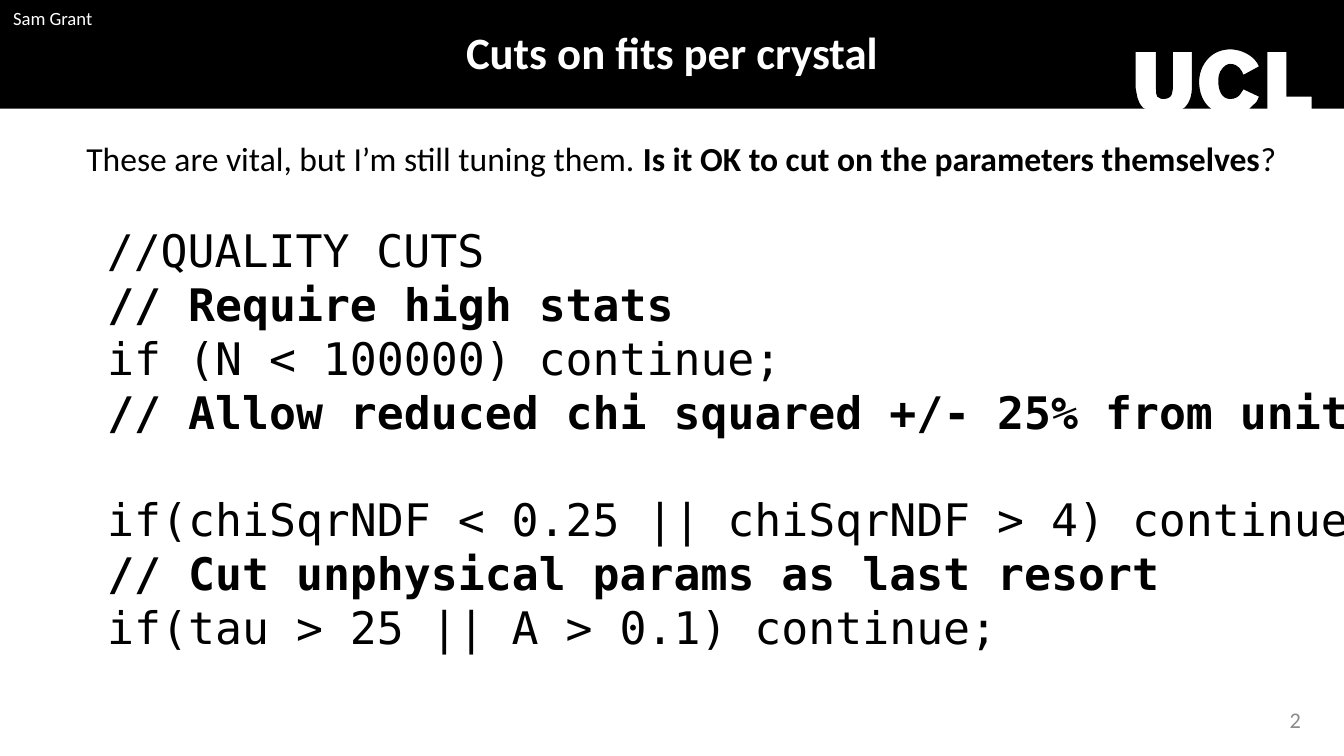
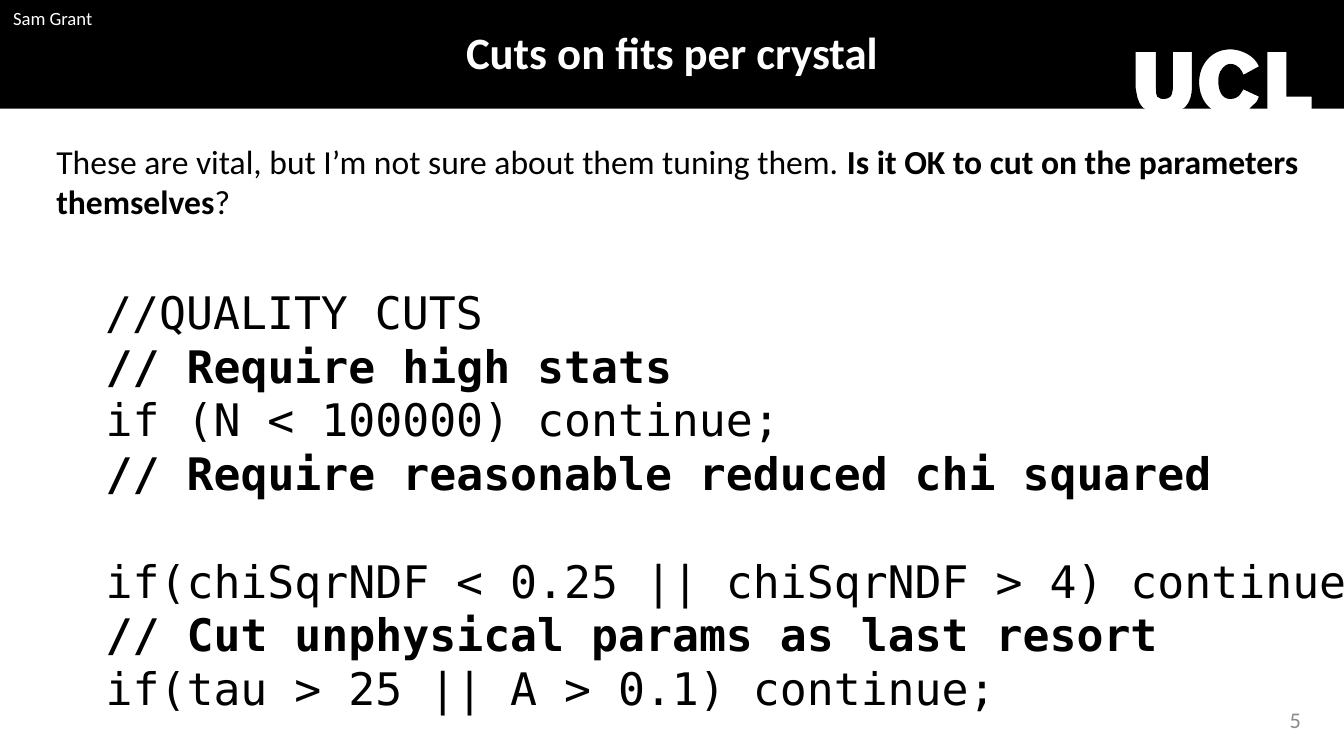
Before and after one commit to sam-grant/EpRatio, a slide deck: slide 6 of fluctuation.pptx (slide 3 before the commit). Drawn at 1344x756 pixels with LibreOffice and Linux fonts; fonts in the diff are those of the drawing; background and template pictures are left out. Boxes give left, top, right and bottom in pixels: in the first picture for what was removed or moved away, otherwise in the second. Text is boxed around its words. In the diff, an @@ line names an element or a change of style, - is before the commit and + after.

```diff
--- a/fluctuation.pptx
+++ b/fluctuation.pptx
@@ text at (56, 150, 1298, 215): text changed @@
-These are vital, but I’m still tuning them. Is it OK to cut on the parameters themselves?
+These are vital, but I’m not sure about them tuning them. Is it OK to cut on the parameters themselves?
@@ text "//QUALITY CUTS": place and size @@
-text "//QUALITY CUTS" at (107, 233, 1344, 651)
+text "//QUALITY CUTS" at (105, 295, 1344, 712)
@@ text at (187, 454, 1212, 500): text changed @@
-// Allow reduced chi squared +/- 25% from unity
+// Require reasonable reduced chi squared
@@ page number at (1290, 713, 1301, 728): text changed @@
-2
+5
```
Also in this commit, not shown: 6 other slides changed, 5 slides added, 1 slide removed, 34 other files.
